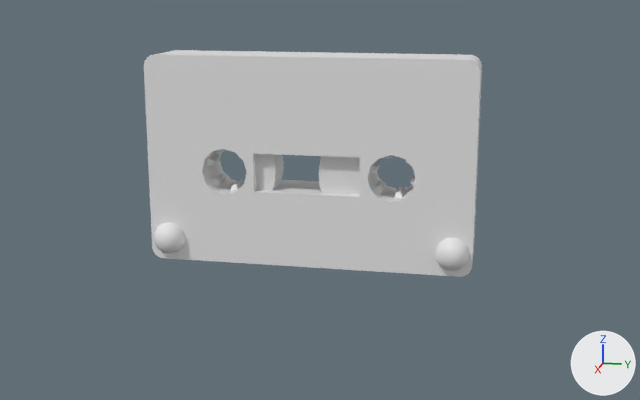
A saved change to the Blender file .blend/casette.blend.
Rendered twice from a camera (50 mm lens) standing at (11.92, 2.5, 2.42) and looking at (1.24, 0.36, -0.26). Every picture has the same lights, and +X, +Y and +Z are marked at lower right.

Objects in the first picture: 'Cube.005', 'base'.
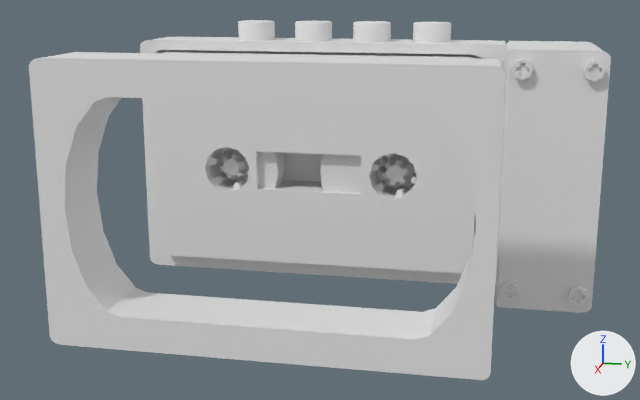
Patch to the scene script:
```diff
--- a/.blend/casette.blend.py
+++ b/.blend/casette.blend.py
@@ me_cylinder_005 @@
+me_cylinder_005.from_pydata(...)  # 48 vertices, 31 faces; spans x -1.25..1.25, y -1.25..1.25, z -0.87..1.0
+me_cylinder_005.polygons.foreach_set('use_smooth', [True] * 31)
@@ me_cube_001 @@
+me_cube_001.from_pydata(...)  # 68 vertices, 70 faces; spans x 0.0..0.83, y -2.54..2.51, z -1.66..1.66
+me_cube_001.polygons.foreach_set('use_smooth', [True] * 70)
@@ me_cylinder_001 @@
+me_cylinder_001.from_pydata(...)  # 44 vertices, 33 faces; spans x -1.0..1.0, y -1.0..1.0, z -1.0..1.0
@@ me_cylinder @@
+me_cylinder.from_pydata(...)  # 160 vertices, 130 faces; spans x -1.0..1.0, y -1.0..1.0, z -1.0..1.0
+me_cylinder.polygons.foreach_set('use_smooth', [True] * 130)
@@ me_cube @@
+me_cube.from_pydata(...)  # 96 vertices, 77 faces; spans x -0.83..0.83, y -2.54..3.74, z -1.66..1.66
+me_cube.polygons.foreach_set('use_smooth', [True] * 77)
+me_cube.materials.append(mat_material_001)  # white #e7e7e7
@@ ob_base @@
 ob_base = bpy.data.objects.new('base', me_cube_007)
-ob_base.location = (-0.036, -0.038, -0.031)
-ob_base.scale = (0.161, 0.661, 0.661)
+ob_base.location = (-0.104, -0.038, -0.031)
+ob_base.scale = (0.131, 0.661, 0.661)
@@ ob_cube_005 @@
-ob_cube_005 = bpy.data.objects.new('Cube.005', me_cube_009)
-ob_cube_005.location = (0.359, 1.997, -1.129)
-ob_cube_005.scale = (0.274, 0.274, 0.274)
-_m = ob_cube_005.modifiers.new('Mirror', 'MIRROR')
-_m.mirror_object = ob_empty
@@ ob_cylinder_004 @@
+ob_cylinder_004 = bpy.data.objects.new('Cylinder.004', me_cylinder_005)
+ob_cylinder_004.location = (-0.241, 1.162, -0.137)
+ob_cylinder_004.rotation_euler = (0.0, 1.571, 0.0)  # degrees (0, 90, 0)
+ob_cylinder_004.scale = (0.22, 0.22, 0.257)
+_m = ob_cylinder_004.modifiers.new('Array', 'ARRAY')
+_m.relative_offset_displace = (0.0, -4.25, 0.0)
@@ ob_cube_001 @@
+ob_cube_001 = bpy.data.objects.new('Cube.001', me_cube_001)
+ob_cube_001.location = (2.219, 0.054, -0.031)
@@ ob_cylinder_001 @@
+ob_cylinder_001 = bpy.data.objects.new('Cylinder.001', me_cylinder_001)
+ob_cylinder_001.location = (0.832, 2.778, 1.395)
+ob_cylinder_001.rotation_euler = (0.0, 4.712, 0.0)  # degrees (0, 270, 0)
+ob_cylinder_001.scale = (0.127, 0.127, 0.046)
+_m = ob_cylinder_001.modifiers.new('Array', 'ARRAY')
+_m.relative_offset_displace = (0.0, 3.3, 0.0)
+_m = ob_cylinder_001.modifiers.new('Array.001', 'ARRAY')
+_m.relative_offset_displace = (-11.2, 0.0, 0.0)
@@ ob_cylinder @@
+ob_cylinder = bpy.data.objects.new('Cylinder', me_cylinder)
+ob_cylinder.location = (-0.48, 1.579, 1.741)
+ob_cylinder.scale = (0.258, 0.258, 0.142)
+_m = ob_cylinder.modifiers.new('Array', 'ARRAY')
+_m.count = 4
+_m.relative_offset_displace = (0.0, -1.6, 0.0)
@@ ob_cube @@
+ob_cube = bpy.data.objects.new('Cube', me_cube)
+ob_cube.location = (-0.036, 0.054, -0.031)
```

What differs and where, as boxes (x1, y1, x2, y2) in the pictures (640 x 400 px):
'Cube.001', added: after (29, 52, 505, 380)
'base', moved, rescaled: before (144, 50, 482, 277); after (149, 50, 478, 273)
'Cube', added: after (140, 37, 611, 313)
'Cylinder', added: after (238, 20, 451, 43)
'Cube.005', deleted: before (154, 222, 469, 271)
'Cylinder.004', added: after (220, 148, 415, 186)
'Cylinder.001', added: after (500, 58, 606, 306)
